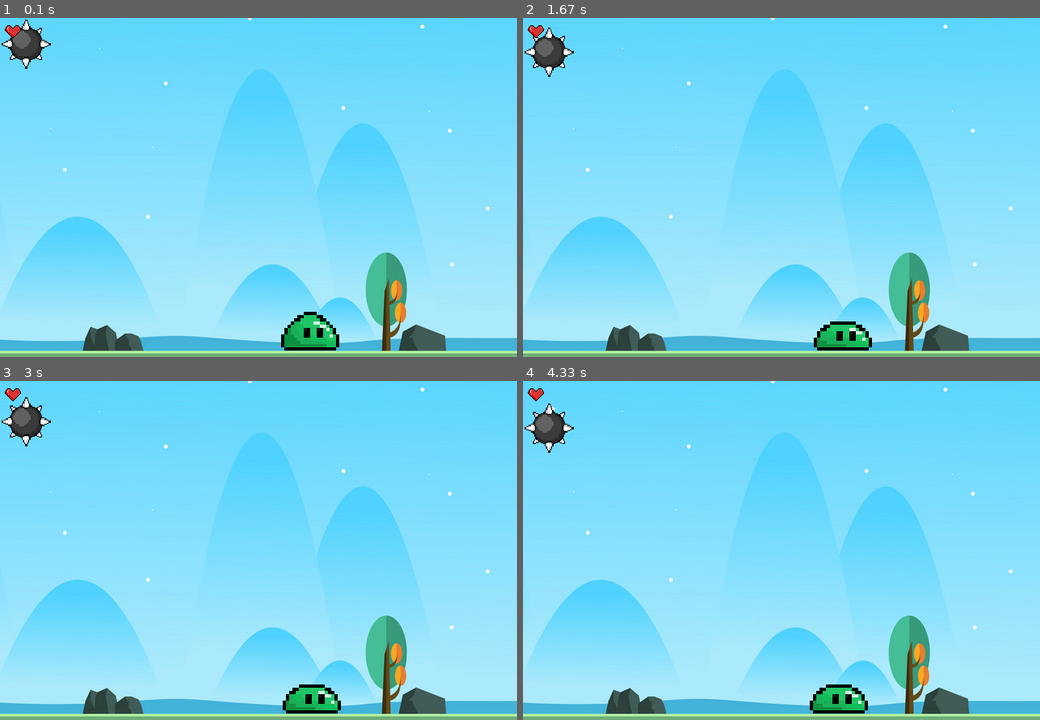
Above: before the commit, frames 1-4 (two rows, left to right).
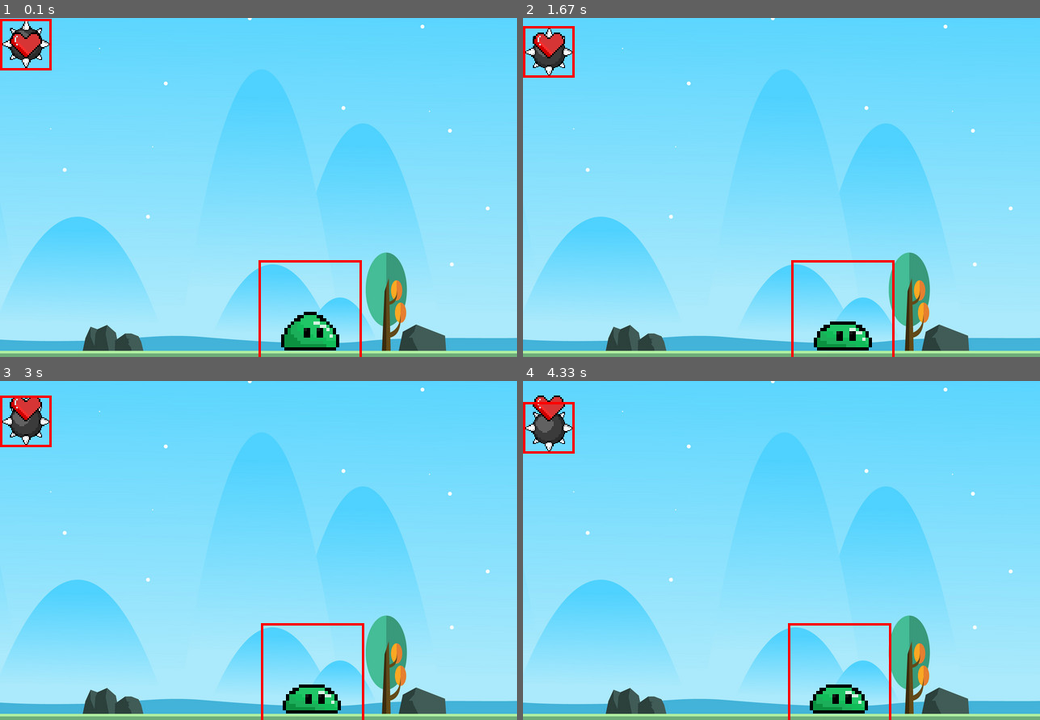
Above: after the commit, the same moments.

Repository: alaka03aj/SHN-pygame
Game: pygame game, started from main.py
Two runs of this game, one before a commit and one after it. Both use one fixed random seed, a clock stepped at 60 frames per second and the inputs below.
Inputs:
- Up to frame 1 (0.1 s): no input
- Up to frame 2 (1.67 s): hold A 0.33-0.8 s; hold Right 0.33-0.8 s; hold Right 0.83-1.3 s; hold Right from 1.33 s (still down)
- Up to frame 3 (3 s): release Right at 1.8 s; hold Left 1.83-2.37 s; hold Left 2.4-2.8 s; hold Right from 2.83 s (still down)
- Up to frame 4 (4.33 s): release Right at 3.47 s; hold Left 3.5-3.97 s; hold Right from 4 s (still down)

The runs differ from the first frame. In frame 1, 1.0% of the frame differs, in the area x 0-70%, y 0-100%; in frame 2, 1.0%; in frame 3, 1.0%; in frame 4, 1.0%.

Commit message:
life system updated

Diff:
--- a/main.py
+++ b/main.py
@@ -14,13 +14,13 @@
 
 #load images
 bg = pygame.image.load(os.path.join("Assets","bg.png"))
-blob1 = pygame.transform.scale(pygame.image.load(os.path.join("Assets","blob_rest.png")), (128,128))
+blob2 = blob1 = pygame.transform.scale(pygame.image.load(os.path.join("Assets","blob_rest.png")), (128,128))
 blob2 = pygame.transform.scale(pygame.image.load(os.path.join("Assets","blob_moving.png")), (128,128))
 enemy = pygame.transform.scale(pygame.image.load(os.path.join("Assets","enemy.png")), (64,64))
-heart_1 = pygame.image.load(os.path.join("Assets","heart_1.png"))
-heart_2 = pygame.image.load(os.path.join("Assets","heart_2.png"))
-heart_3 = pygame.image.load(os.path.join("Assets","heart_3.png"))
-dead = pygame.image.load(os.path.join("Assets","heart_4.png"))
+heart_1 = pygame.transform.scale(pygame.image.load(os.path.join("Assets","heart_1.png")), (64,64))
+heart_2 = pygame.transform.scale(pygame.image.load(os.path.join("Assets","heart_2.png")), (64,64))
+heart_3 = pygame.transform.scale(pygame.image.load(os.path.join("Assets","heart_3.png")), (64,64))
+dead = pygame.transform.scale(pygame.image.load(os.path.join("Assets","heart_4.png")), (64,64))
 
 #game variables
 blob_x = width/2
@@ -38,7 +38,13 @@
 lives = 3
 score = 0
 font = pygame.font.SysFont(None,30)
+player = blob1
 
+#collision variables
+player_hitbox = player.get_rect()
+player_hitbox.x = blob_x
+player_hitbox.y = blob_y
+enemy_hitbox = enemy.get_rect()
 
 
 while running:
@@ -57,19 +63,32 @@
 
     if (enemy_y > height):      #if enemy falls down without hitting blob
         enemy_y = -500          #offset height
-        enemy_x = random.randint(10, width - enemy_width)      #generate random width for next spawn
-
+        enemy_x = random.randint(10, width - enemy_width)     #generate random width for next spawn
+        enemy_hitbox.x = enemy_x
 
     #getting key interaction from user
     keys = pygame.key.get_pressed()
     if (keys[pygame.K_LEFT] or keys[pygame.K_a]) and blob_x > 0:
         blob_x -= blob_speed
+        player_hitbox.x = blob_x
     if (keys[pygame.K_RIGHT] or keys[pygame.K_d]) and blob_x < width - blob_width:
         blob_x += blob_speed
+        player_hitbox.x = blob_x
     if keys[pygame.K_LEFT] or keys[pygame.K_RIGHT] or keys[pygame.K_a] or keys[pygame.K_d]:
         screen.blit(blob2, (blob_x, blob_y))
+        player = blob2
     else:
         screen.blit(blob1, (blob_x, blob_y))
+        player = blob1
+
+    pygame.draw.rect(screen,(255,0,0),player_hitbox,3)
+    pygame.draw.rect(screen,(255,0,0),enemy_hitbox,3)
+
+    #collision control block
+    if player_hitbox.colliderect(enemy_hitbox):
+        lives-=1
+        enemy_y = 500
+
 
     #checking for exit condition
     for event in pygame.event.get():
@@ -77,6 +96,8 @@
             running = False
 
     enemy_y+=0.1
+    enemy_hitbox.y = enemy_y
+
     pygame.display.update()
 
 pygame.quit()
